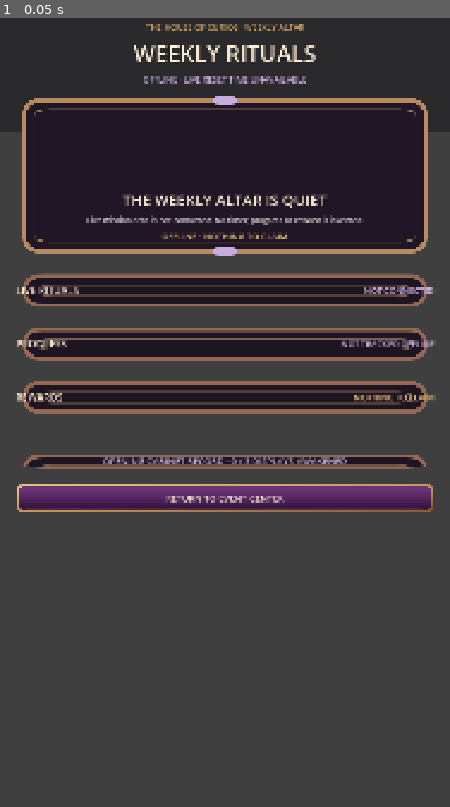
Above: before the commit, frame 1.
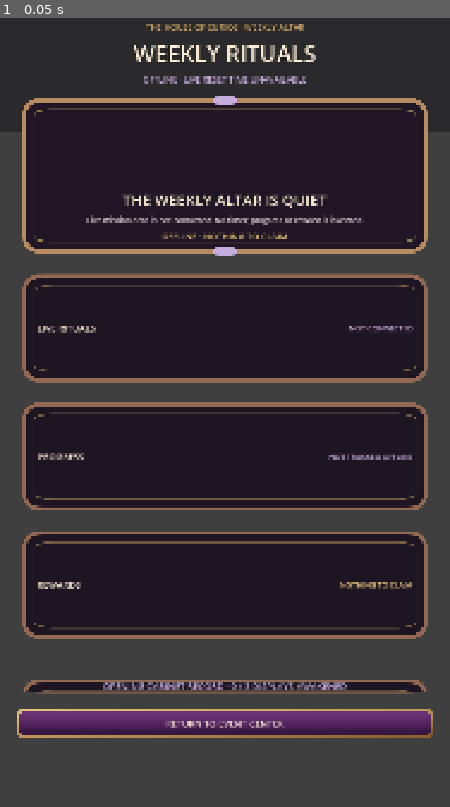
Above: after the commit, the same moment.

Repository: Jay-prodesign/akilta-match3
Game: Godot game, scene res://src/ui/missions/weekly_missions_screen.tscn
Two runs of this game, one before a commit and one after it. Both use one fixed random seed, a clock stepped at 60 frames per second and the inputs below. This scene is started directly instead of the project's main scene.
Inputs:
- Up to frame 1 (0.05 s): no input

The runs differ from the first frame. In frame 1, 38% of the frame differs, in the area x 3-97%, y 34-92%.

Commit message:
Fill Weekly Rituals stage with readable expanding status cards

Diff:
--- a/src/ui/missions/weekly_missions_screen.tscn
+++ b/src/ui/missions/weekly_missions_screen.tscn
@@ -187,21 +187,28 @@
 
 [node name="MissionStatusStack" type="VBoxContainer" parent="MissionLayout"]
 layout_mode = 2
+size_flags_vertical = 3
 theme_override_constants/separation = 10
 
 [node name="FeedStatus" type="PanelContainer" parent="MissionLayout/MissionStatusStack"]
-custom_minimum_size = Vector2(0, 118)
-layout_mode = 2
+custom_minimum_size = Vector2(0, 140)
+layout_mode = 2
+size_flags_vertical = 3
 
 [node name="Content" type="HBoxContainer" parent="MissionLayout/MissionStatusStack/FeedStatus"]
 layout_mode = 2
 theme_override_constants/separation = 18
 
+[node name="LeftInset" type="Control" parent="MissionLayout/MissionStatusStack/FeedStatus/Content"]
+custom_minimum_size = Vector2(34, 1)
+layout_mode = 2
+mouse_filter = 2
+
 [node name="Label" type="Label" parent="MissionLayout/MissionStatusStack/FeedStatus/Content"]
 layout_mode = 2
 size_flags_horizontal = 3
 theme_override_colors/font_color = Color(1, 0.941, 0.847, 1)
-theme_override_font_sizes/font_size = 24
+theme_override_font_sizes/font_size = 22
 text = "LIVE RITUALS"
 vertical_alignment = 1
 
@@ -209,24 +216,35 @@
 custom_minimum_size = Vector2(210, 0)
 layout_mode = 2
 theme_override_colors/font_color = Color(0.82, 0.72, 0.90, 1)
-theme_override_font_sizes/font_size = 20
+theme_override_font_sizes/font_size = 18
 text = "NOT CONNECTED"
 horizontal_alignment = 2
 vertical_alignment = 1
 
+[node name="RightInset" type="Control" parent="MissionLayout/MissionStatusStack/FeedStatus/Content"]
+custom_minimum_size = Vector2(34, 1)
+layout_mode = 2
+mouse_filter = 2
+
 [node name="ProgressStatus" type="PanelContainer" parent="MissionLayout/MissionStatusStack"]
-custom_minimum_size = Vector2(0, 118)
-layout_mode = 2
+custom_minimum_size = Vector2(0, 140)
+layout_mode = 2
+size_flags_vertical = 3
 
 [node name="Content" type="HBoxContainer" parent="MissionLayout/MissionStatusStack/ProgressStatus"]
 layout_mode = 2
 theme_override_constants/separation = 18
 
+[node name="LeftInset" type="Control" parent="MissionLayout/MissionStatusStack/ProgressStatus/Content"]
+custom_minimum_size = Vector2(34, 1)
+layout_mode = 2
+mouse_filter = 2
+
 [node name="Label" type="Label" parent="MissionLayout/MissionStatusStack/ProgressStatus/Content"]
 layout_mode = 2
 size_flags_horizontal = 3
 theme_override_colors/font_color = Color(1, 0.941, 0.847, 1)
-theme_override_font_sizes/font_size = 24
+theme_override_font_sizes/font_size = 22
 text = "PROGRESS"
 vertical_alignment = 1
 
@@ -234,24 +252,35 @@
 custom_minimum_size = Vector2(240, 0)
 layout_mode = 2
 theme_override_colors/font_color = Color(0.82, 0.72, 0.90, 1)
-theme_override_font_sizes/font_size = 20
+theme_override_font_sizes/font_size = 18
 text = "NOT TRACKED OFFLINE"
 horizontal_alignment = 2
 vertical_alignment = 1
 
+[node name="RightInset" type="Control" parent="MissionLayout/MissionStatusStack/ProgressStatus/Content"]
+custom_minimum_size = Vector2(34, 1)
+layout_mode = 2
+mouse_filter = 2
+
 [node name="RewardStatus" type="PanelContainer" parent="MissionLayout/MissionStatusStack"]
-custom_minimum_size = Vector2(0, 118)
-layout_mode = 2
+custom_minimum_size = Vector2(0, 140)
+layout_mode = 2
+size_flags_vertical = 3
 
 [node name="Content" type="HBoxContainer" parent="MissionLayout/MissionStatusStack/RewardStatus"]
 layout_mode = 2
 theme_override_constants/separation = 18
 
+[node name="LeftInset" type="Control" parent="MissionLayout/MissionStatusStack/RewardStatus/Content"]
+custom_minimum_size = Vector2(34, 1)
+layout_mode = 2
+mouse_filter = 2
+
 [node name="Label" type="Label" parent="MissionLayout/MissionStatusStack/RewardStatus/Content"]
 layout_mode = 2
 size_flags_horizontal = 3
 theme_override_colors/font_color = Color(1, 0.941, 0.847, 1)
-theme_override_font_sizes/font_size = 24
+theme_override_font_sizes/font_size = 22
 text = "REWARDS"
 vertical_alignment = 1
 
@@ -259,10 +288,15 @@
 custom_minimum_size = Vector2(240, 0)
 layout_mode = 2
 theme_override_colors/font_color = Color(0.95, 0.80, 0.50, 1)
-theme_override_font_sizes/font_size = 20
+theme_override_font_sizes/font_size = 18
 text = "NOTHING TO CLAIM"
 horizontal_alignment = 2
 vertical_alignment = 1
+
+[node name="RightInset" type="Control" parent="MissionLayout/MissionStatusStack/RewardStatus/Content"]
+custom_minimum_size = Vector2(34, 1)
+layout_mode = 2
+mouse_filter = 2
 
 [node name="WorldStageSpacer" type="Control" parent="MissionLayout"]
 custom_minimum_size = Vector2(0, 34)
